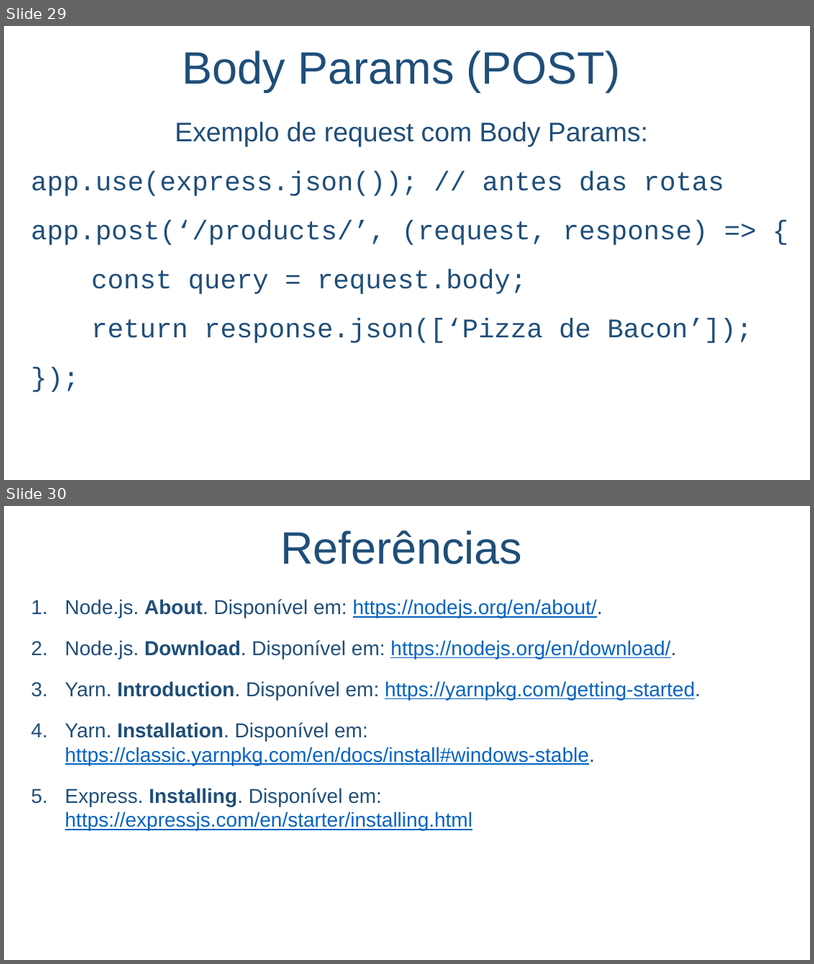
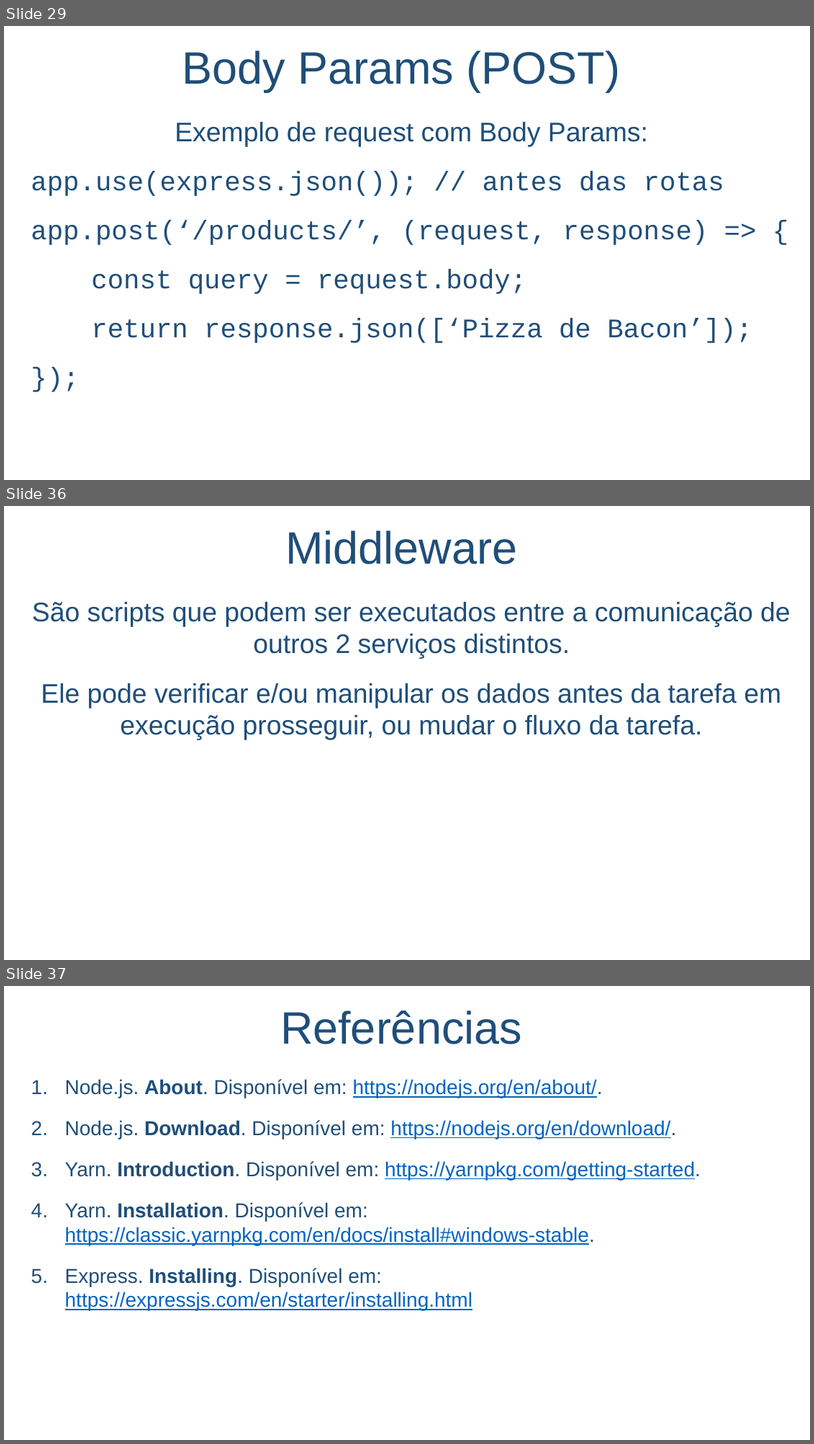
Before and after one commit to salmo-jr/public-slides, a slide deck: node-js.pptx. Shown one above the other, each under a label of ours: slides 29 and 30 before the commit, slides 29, 36 and 37 after it; the slides between them are not shown. The pictures are 814x964 and 814x1444 pixels, drawn with LibreOffice and Linux fonts; fonts in the diff are those of the drawing; background and template pictures are left out. Boxes give left, top, right and bottom in pixels: in the first picture for what was removed or moved away, otherwise in the second. Text is boxed around its words. In the diff, an @@ line names an element or a change of style, - is before the commit and + after.

```diff
--- a/node-js.pptx
+++ b/node-js.pptx
@@ slide 36 added at [4,506,810,960], background picture (left out) @@
@@ text added at [286,530,517,564], 54 pt, text #1F4E79 @@
+Middleware
@@ text added at [32,602,791,740], 32 pt, text #1F4E79 @@
+São scripts que podem ser executados entre a comunicação de outros 2 serviços distintos.
+Ele pode verificar e/ou manipular os dados antes da tarefa em execução prosseguir, ou mudar o fluxo da tarefa.
@@ what was slide 30 is now slide 37 @@
```
Also in this commit, not shown: 1 slide changed, 6 other slides added.
